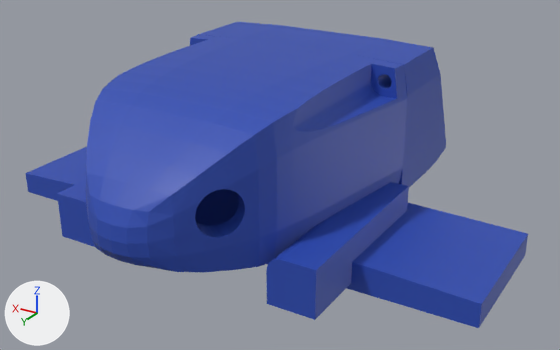
An edit to the Blender file Velocity/Heterodyne/CAD/Small Transducer/VelocitySmall.blend, drawn before and after from the same camera.
The view is the same before and after, from a 50 mm lens placed at (-67.9, 125.8, 38.3), pointed at (-4.1, 19.5, -14.8). Lighting does not change. The marker at lower left points along +X, +Y and +Z.

The first picture shows 'Case', 'CaseBack'.
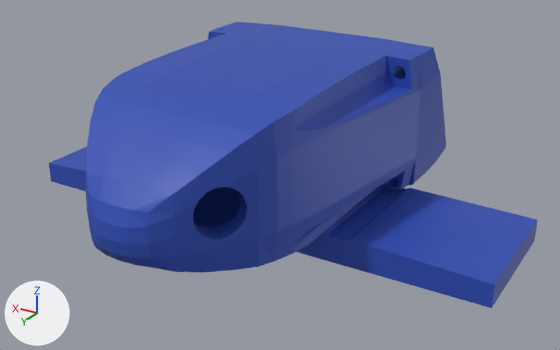
Commit message: added tweaks to velocity sensor casing

ob_wireout_bool is not drawn itself; it is used by a modifier of ob_caseback.
ob_screw_bool is not drawn itself; it is used by a modifier of ob_case, ob_caseback.
ob_mountboolback is not drawn itself; it is used by a modifier of ob_caseback.

Boxes [x1, y1, x2, y2] around the edits, measured in the pictures (560 x 350 px; the box of a moved part takes in the faces that stretch with it):
'CaseBack', reshaped: before [26, 35, 528, 328]; after [49, 29, 537, 308]
part 1 of me_cube_011, moved or reshaped: before [198, 30, 418, 187]; after [409, 159, 418, 185]
part 2 of me_cube_001, moved or reshaped: before [143, 35, 407, 224]; after [146, 29, 421, 223]

The change, as a list of edits to the scene's bpy script:
```text
Change me_cube_011:
    where me_cube_011.from_pydata(...)  # 16 vertices, 15 faces; spans x -25.9..25.9, y -18.6..7.9, z -15.5..9.5
    used by ob_shell_front; location = (0.0, 0.1, -4.5); scale = (0.848, 1.0, 1.0)
    before: 2 (-25.9, 7.9, -15.5), 3 (-25.9, 7.9, 9.5), 6 (25.9, 7.9, -15.5), 7 (25.9, 7.9, 9.5), 9 (-25.9, 7.9, -13.5)
    before: 10 (25.9, 7.9, -13.5)
    me_cube_011 part 1
    add for i in [2, 3, 6, 7, 9, 10]: me_cube_011.vertices[i].co += Vector((0.0, -6.0, 0.0))
Change me_cube_001:
    where me_cube_001.from_pydata(...)  # 16 vertices, 14 faces; spans x -25.9..25.9, y 7.9..57.9, z -15.5..9.8
    used by ob_shell_back; location = (0.0, 0.1, -4.5); scale = (0.848, 1.0, 1.0)
    before: 0 (-25.9, 7.9, 9.5), 1 (25.9, 7.9, 9.5), 2 (-25.9, 7.9, -15.5), 3 (25.9, 7.9, -15.5)
    me_cube_001 part 2
    add for i in [*range(0, 4)]: me_cube_001.vertices[i].co += Vector((0.0, -6.0, 0.0))
Change ob_wireout_bool:
    ob_wireout_bool.scale: (0.6, 0.6, 1.0) -> (0.65, 0.65, 1.0)
Change ob_screw_bool:
    ob_screw_bool.location: (24.5, 41.0, 9.5) -> (24.5, 35.0, 9.5)
Change ob_mountboolback:
    ob_mountboolback.location: (0.511, 10.53, -22.61) -> (0.511, 4.533, -22.61)
```
